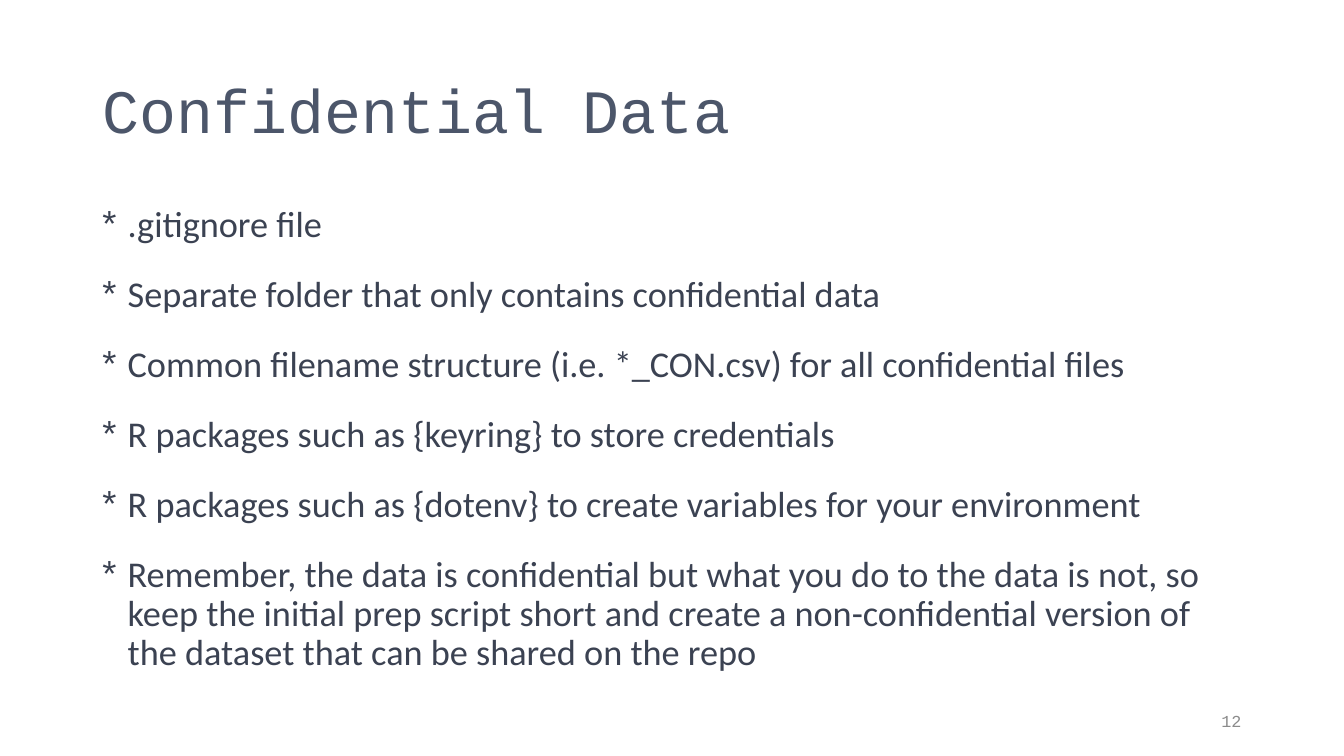
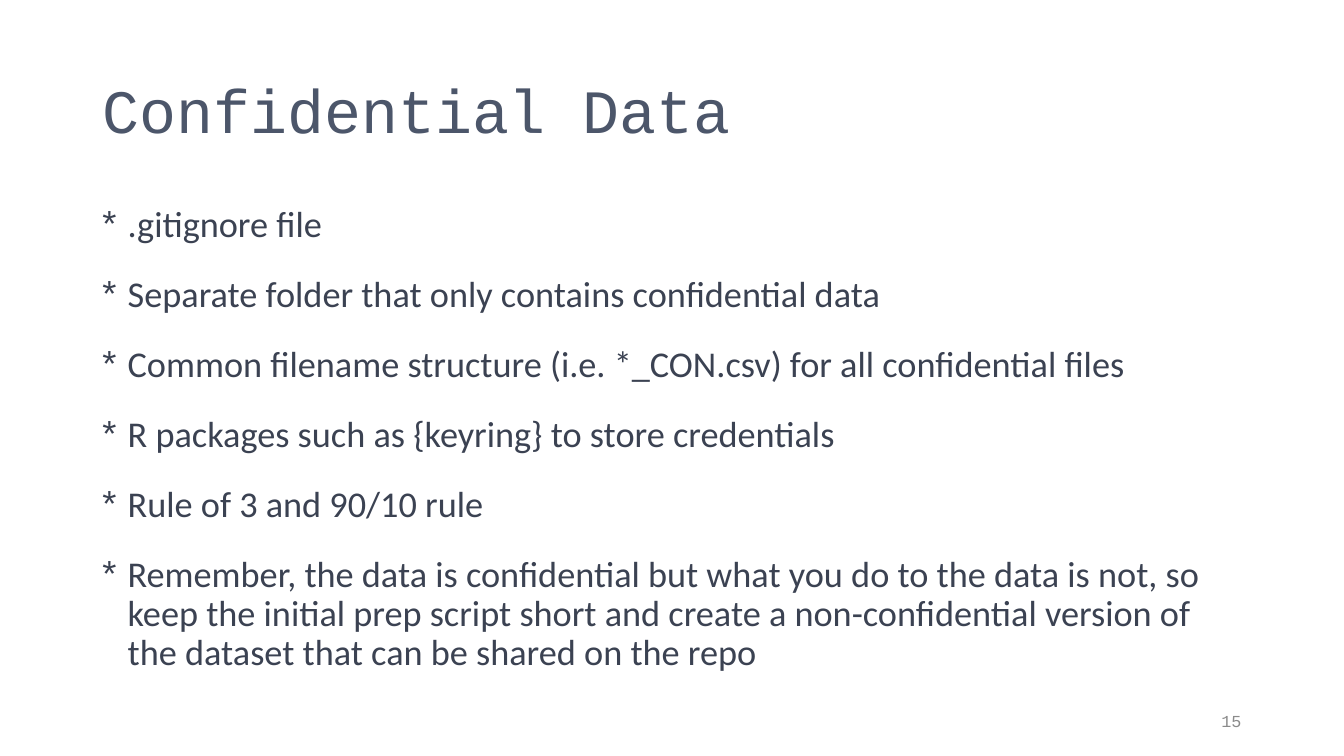
Before and after one commit to PIFSCstockassessments/SAP_github_workflow, a slide deck: slide 15 of docs/GitHub Workflow for SAP.pptx (slide 12 before the commit). Drawn at 1344x756 pixels with LibreOffice and Linux fonts; fonts in the diff are those of the drawing. Boxes give left, top, right and bottom in pixels: in the first picture for what was removed or moved away, otherwise in the second. Text is boxed around its words. In the diff, an @@ line names an element or a change of style, - is before the commit and + after.

```diff
--- a/docs/GitHub Workflow for SAP.pptx
+++ b/docs/GitHub Workflow for SAP.pptx
@@ text at [128, 492, 483, 519]: text changed @@
-* R packages such as {dotenv} to create variables for your environment
+* Rule of 3 and 90/10 rule
@@ page number at [1221, 716, 1241, 727]: text changed @@
-12
+15
```
Also in this commit, not shown: 7 other slides changed.
